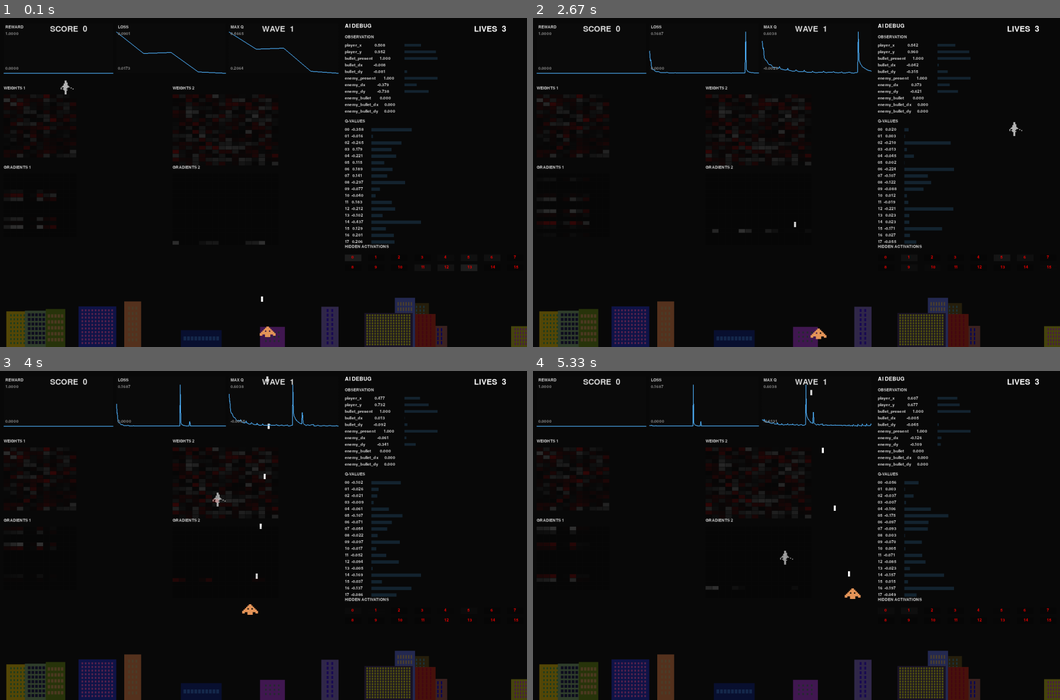
Above: before the commit, frames 1-4 (two rows, left to right).
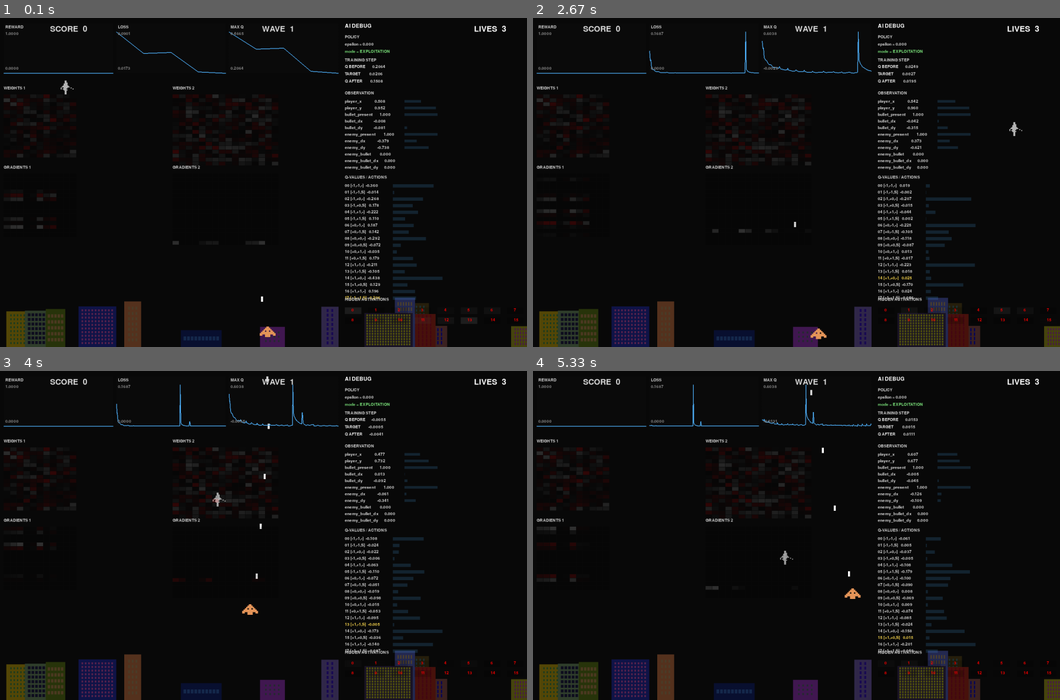
Above: after the commit, the same moments.

Repository: typical-byte-world/sandbox-game
Game: pygame game, started from main.py
Same seed, same stepped clock (60 frames per second), same inputs: the game is played once before the commit and once after it.
Inputs:
- Up to frame 1 (0.1 s): no input
- Up to frame 2 (2.67 s): tap R at 2.33 s
- Up to frame 3 (4 s): tap R at 2.67 s; tap Enter at 3, 3.33, 3.67 s
- Up to frame 4 (5.33 s): tap Enter every 0.33 s from 4 to 5 s

The runs differ from the first frame. In frame 1, 4.2% of the frame differs, in the area x 65-99%, y 5-93%; in frame 2, 3.9%; in frame 3, 4.0%; in frame 4, 3.8%.

Commit message:
Finish visualization

Diff:
--- a/game_env/agent/NeuralAgent.py
+++ b/game_env/agent/NeuralAgent.py
@@ -26,15 +26,29 @@
         self.last_loss = 0.0
         self.last_action_index = 0
 
+        self.last_q_before_update = 0.0
+        self.last_q_after_update = 0.0
+
         self.last_observation = None
+
+        self.last_state_q_values = None
+        self.last_state_hidden = None
+
+        self.last_exploration = False
 
         self.history = TrainingHistory()
 
     def choose_action(self, state):
         q_values = self.network.forward(state)
 
+        self.last_state_q_values = q_values.copy()
+        self.last_state_hidden = self.network.last_a1.copy()
+
         if random.random() < self.epsilon:
+            self.last_exploration = True
             return random.choice(self.actions)
+
+        self.last_exploration = False
 
         max_q = np.max(q_values)
 
@@ -63,6 +77,8 @@
 
         current_q = q_values[action_index]
 
+        self.last_q_before_update = current_q
+
         next_q_values = self.network.forward(next_state)
 
         max_next_q = np.max(next_q_values)
@@ -84,6 +100,12 @@
 
         self.last_loss = loss
 
+        updated_q_values = self.network.forward(state)
+
+        self.last_q_after_update = (
+            updated_q_values[action_index]
+        )
+
         self.history.add(
             reward,
             loss,
@@ -95,17 +117,33 @@
     def get_debug_data(self):
         return {
             "observation": self.last_observation,
-            "q_values": self.network.last_q_values,
-            "hidden": self.network.last_a1,
+            "q_values": self.last_state_q_values,
+            "hidden": self.last_state_hidden,
+
             "weights1": self.network.weights1,
             "weights2": self.network.weights2,
+
+            "gradient_weights1": (
+                self.network.last_gradient_weights1
+            ),
+            "gradient_weights2": (
+                self.network.last_gradient_weights2
+            ),
+
             "current_q": self.last_current_q,
             "target_q": self.last_target_q,
+            "q_before_update": self.last_q_before_update,
+            "q_after_update": self.last_q_after_update,
+
             "td_error": self.last_td_error,
             "reward": self.last_reward,
             "loss": self.last_loss,
             "action_index": self.last_action_index,
+
+            "actions": self.actions,
+
             "history": self.history,
-            "gradient_weights1": self.network.last_gradient_weights1,
-            "gradient_weights2": self.network.last_gradient_weights2,
+
+            "exploration": self.last_exploration,
+            "epsilon": self.epsilon,
         }
--- a/game_env/hud/ai_debug.py
+++ b/game_env/hud/ai_debug.py
@@ -23,6 +23,12 @@
         gradient_weights2 = data["gradient_weights2"]
 
         history = data["history"]
+
+        q_before_update = data["q_before_update"]
+        target_q = data["target_q"]
+        q_after_update = data["q_after_update"]
+
+        right_x = 1050
 
         self._draw_graph(
             screen,
@@ -54,8 +60,6 @@
             "MAX Q",
         )
 
-        right_x = 1050
-
         title = self.font.render(
             "AI DEBUG",
             True,
@@ -65,6 +69,23 @@
         screen.blit(
             title,
             (right_x, 20),
+        )
+
+        self._draw_policy(
+            screen,
+            data["epsilon"],
+            data["exploration"],
+            right_x,
+            55,
+        )
+
+        self._draw_training_step(
+            screen,
+            q_before_update,
+            target_q,
+            q_after_update,
+            right_x,
+            125,
         )
 
         if observation is not None:
@@ -72,21 +93,23 @@
                 screen,
                 observation,
                 right_x,
-                55,
+                225,
             )
 
         self._draw_q_values(
             screen,
             q_values,
+            data["actions"],
+            data["action_index"],
             right_x,
-            310,
+            480,
         )
 
         self._draw_hidden(
             screen,
             hidden,
             right_x,
-            690,
+            850,
         )
 
         self._draw_weights(
@@ -120,6 +143,99 @@
             450,
             "GRADIENTS 2",
         )
+
+    def _draw_policy(
+        self,
+        screen,
+        epsilon,
+        exploration,
+        x,
+        y,
+    ):
+        label = self.small_font.render(
+            "POLICY",
+            True,
+            (200, 200, 200),
+        )
+
+        screen.blit(
+            label,
+            (x, y),
+        )
+
+        epsilon_text = self.small_font.render(
+            f"epsilon = {epsilon:.3f}",
+            True,
+            (220, 220, 220),
+        )
+
+        screen.blit(
+            epsilon_text,
+            (x, y + 22),
+        )
+
+        mode = (
+            "EXPLORATION"
+            if exploration
+            else "EXPLOITATION"
+        )
+
+        mode_color = (
+            (255, 180, 80)
+            if exploration
+            else (120, 220, 120)
+        )
+
+        mode_text = self.small_font.render(
+            f"mode = {mode}",
+            True,
+            mode_color,
+        )
+
+        screen.blit(
+            mode_text,
+            (x, y + 44),
+        )
+
+    def _draw_training_step(
+        self,
+        screen,
+        q_before,
+        target,
+        q_after,
+        x,
+        y,
+    ):
+        label = self.small_font.render(
+            "TRAINING STEP",
+            True,
+            (200, 200, 200),
+        )
+
+        screen.blit(
+            label,
+            (x, y),
+        )
+
+        values = [
+            ("Q BEFORE", q_before),
+            ("TARGET", target),
+            ("Q AFTER", q_after),
+        ]
+
+        for i, (name, value) in enumerate(values):
+            row_y = y + 20 + i * 22
+
+            text = self.small_font.render(
+                f"{name:12} {value:8.4f}",
+                True,
+                (220, 220, 220),
+            )
+
+            screen.blit(
+                text,
+                (x, row_y),
+            )
 
     def _draw_observation(
         self,
@@ -198,11 +314,13 @@
         self,
         screen,
         q_values,
+        actions,
+        selected_action_index,
         x,
         y,
     ):
         label = self.small_font.render(
-            "Q-VALUES",
+            "Q-VALUES / ACTIONS",
             True,
             (200, 200, 200),
         )
@@ -221,11 +339,25 @@
             row_y = y + 25 + i * 20
 
             value = float(value)
+            action = actions[i]
+
+            shoot = "S" if action.shoot else "-"
+
+            action_text = (
+                f"{action.move_x:+d},"
+                f"{action.move_y:+d},"
+                f"{shoot}"
+            )
+
+            if i == selected_action_index:
+                text_color = (255, 220, 80)
+            else:
+                text_color = (220, 220, 220)
 
             text = self.small_font.render(
-                f"{i:02d} {value:7.3f}",
+                f"{i:02d} [{action_text}] {value:7.3f}",
                 True,
-                (220, 220, 220),
+                text_color,
             )
 
             screen.blit(
@@ -246,7 +378,7 @@
                     DEBUG_ALPHA,
                 ),
                 (
-                    x + 80,
+                    x + 145,
                     row_y + 2,
                     bar_width,
                     10,
